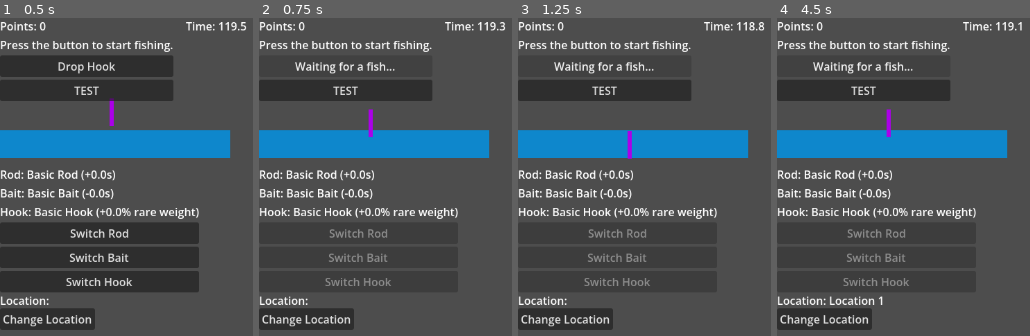
Above: before the commit, frames 1-4 (left to right).
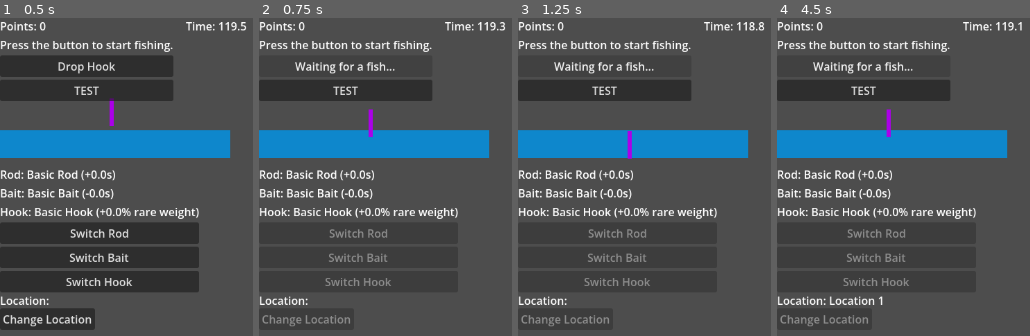
Above: after the commit, the same moments.

Repository: fehudma/godot_projects
Game: Godot game, scene res://Scenes/Main.tscn
The game is run twice, just before and just after one commit, with the same random seed, the same clock (stepped at 60 frames per second) and the same inputs.
Inputs:
- Up to frame 1 (0.5 s): no input
- Up to frame 2 (0.75 s): click "Drop Hook" at 0.5 s
- Up to frame 3 (1.25 s): no input
- Up to frame 4 (4.5 s): click "Waiting for a fish..." at 1.25 s; click "TEST" at 2 s; click "Change Location" at 2.75 s; click "Location1" at 3.5 s; click "Drop Hook" at 4.25 s

Frame 1 is identical in both runs. In frame 2, 0.4% of the frame differs, in the area x 1-36%, y 93-97%; in frame 3, 0.4%; in frame 4, 0.4%.

Commit message:
return to level select button will be disabled when the hook is in the water

Diff:
--- a/Scenes/main.gd
+++ b/Scenes/main.gd
@@ -24,6 +24,8 @@
 @onready var switch_bait_button: Button = $EquipmentContainer/SwitchBaitButton
 @onready var switch_hook_button: Button = $EquipmentContainer/SwitchHookButton
 @onready var location_label: Label = $LocationLabel
+@onready var change_location_button: Button = $ChangeLocationButton
+
 
 #============================CONSTs
 const STARTING_SCORE: int = 0
@@ -314,6 +316,7 @@
 		switch_rod_button.disabled = false
 		switch_bait_button.disabled = false
 		switch_hook_button.disabled = false
+		change_location_button.disabled = false
 
 		last_caught_fish = choose_random_fish()
 		total_points = total_points + int(last_caught_fish["points"])
@@ -338,6 +341,7 @@
 		switch_rod_button.disabled = false
 		switch_bait_button.disabled = false
 		switch_hook_button.disabled = false
+		change_location_button.disabled = false
 		status_label.text = "Too early! The fish was scared away."
 		action_button.text = "Drop Hook"
 		return
@@ -346,6 +350,7 @@
 	switch_rod_button.disabled = true
 	switch_bait_button.disabled = true
 	switch_hook_button.disabled = true
+	change_location_button.disabled = true
 	action_button.text = "Waiting for a fish..."
 	animation_player.play("hook_down")
 	hook_drop_sound.play()
@@ -378,6 +383,7 @@
 	switch_rod_button.disabled = false
 	switch_bait_button.disabled = false
 	switch_hook_button.disabled = false
+	change_location_button.disabled = false
 
 	status_label.text = "The fish escaped!"
 	action_button.text = "Drop Hook"
@@ -393,6 +399,7 @@
 	action_button.disabled = true
 	switch_bait_button.disabled = true
 	switch_hook_button.disabled = true
+	change_location_button.disabled = true
 	status_label.text = "The session is over"
 
 func _on_switch_rod_button_pressed() -> void:
